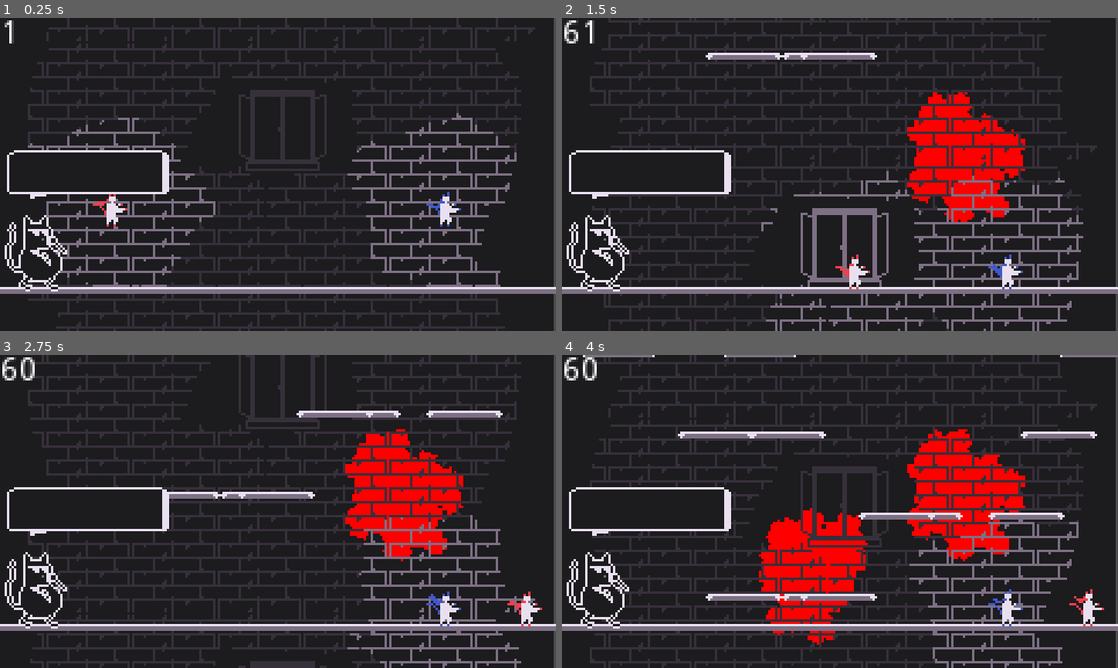
Above: before the commit, frames 1-4 (two rows, left to right).
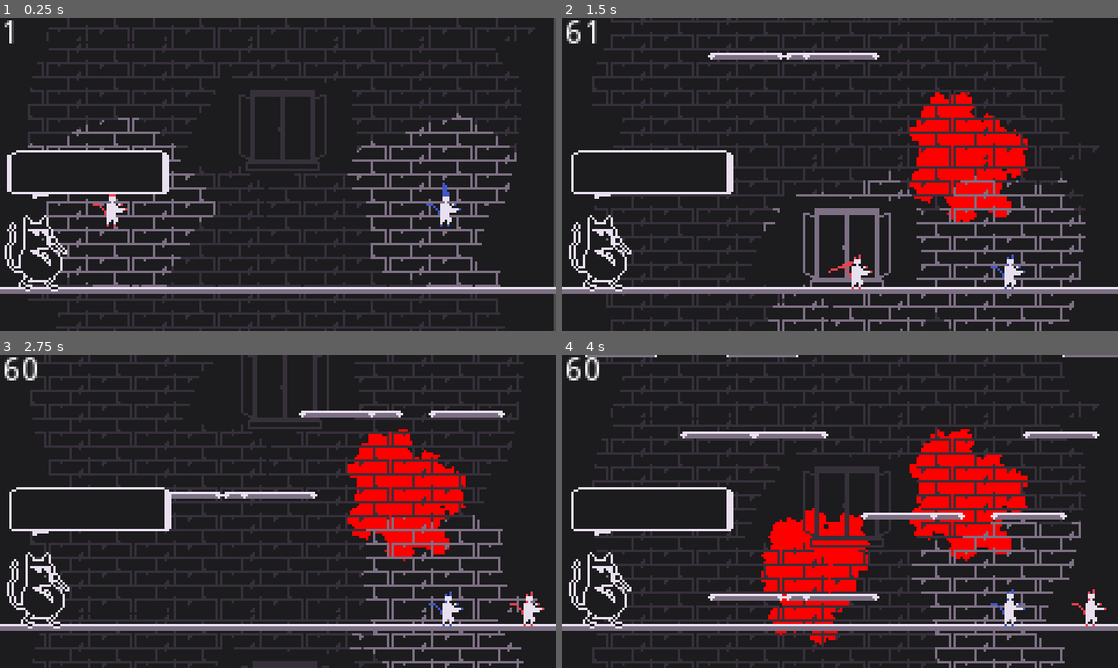
Above: after the commit, the same moments.

Repository: Daxidz/lospecjam01
Game: Godot game, scene res://src/fighter/Main.tscn
Two runs of this game, one before a commit and one after it. Both use one fixed random seed, a clock stepped at 60 frames per second and the inputs below. The engine's default icon, where the game draws it, is replaced by a stand-in: a white triangle on a blue panel in a dark square.
Inputs (mouse positions are in pixels of both pictures, inside the frame that each line leads up to):
- Up to frame 1 (0.25 s): no input
- Up to frame 2 (1.5 s): tap Enter (ui_accept) at 0.5, 0.77, 0.8, 1.07, 1.35 s; move the mouse to (962, 158) at 0.52 s; hold Keypad 0 (ui_accept1) 0.53-1.28 s; hold D (ui_right) from 0.53 s (still down); click (962, 158) at 0.67 s; move the mouse to (728, 190) at 1.27 s
- Up to frame 3 (2.75 s): tap Enter (ui_accept) at 1.52, 1.82, 2.3 s; tap Keypad 0 (ui_accept1) at 1.55 s; move the mouse to (333, 442) at 2.02 s; release D (ui_right) at 2.03 s; hold A (ui_left) from 2.03 s (still down); hold Y (change_player) from 2.03 s (still down)
- Up to frame 4 (4 s): move the mouse to (812, 574) at 2.77 s; release A (ui_left) at 2.78 s; release Y (change_player) at 2.78 s; hold D (ui_right) from 2.78 s (still down); tap Keypad 0 (ui_accept1) at 2.85 s; click (812, 574) at 2.92 s; tap Enter (ui_accept) at 3.02, 3.32, 3.77, 3.8 s; move the mouse to (1006, 558) at 3.52 s; hold Keypad 0 (ui_accept1) from 3.53 s (still down)

The runs differ from the first frame. In frame 1, 0.1% of the frame differs, in the area x 1-81%, y 42-61%; in frame 2, 14%; in frame 3, 14%; in frame 4, 14%, in the area x 0-100%, y 0-100%.

Commit message:
Physic bandana, win camera effect

Diff:
--- a/src/Main.gd
+++ b/src/Main.gd
@@ -85,6 +85,8 @@
 	delete_splaters()
 	$SpawnTimer.start(1)
 	nb_dead = 0
+	$Camera2D.target = null
+	$Camera2D.zoom_on(Vector2(1, 1))
 
 
 func _ready():
@@ -113,9 +115,12 @@
 #		b.position = event.position
 #		$Boxes.add_child(b)
 
-func fight_end():
+func fight_end(player):
 	fight_running = false
 	set_game_speed(0.4)
+	print(player.get_path())
+	$Camera2D.target = player.get_path()
+	$Camera2D.zoom_on(Vector2(0.5,0.5))
 
 func game_end():
 	pass
@@ -147,7 +152,9 @@
 	player.queue_free()
 	nb_dead+=1
 	if nb_dead == nb_players-1:
-		fight_end()
+		for f in $Fighters.get_children():
+			if f != player:
+				fight_end(f)
 
 
 func _on_PauseTimer_timeout():
--- a/src/fighter/Fighter.gd
+++ b/src/fighter/Fighter.gd
@@ -44,6 +44,7 @@
 	$Particles2D.material.set_shader_param("color", color)
 	$Sprite.material.set_shader_param("color", color)
 	$Bandana.default_color = color
+	$RibbonPhysic/Line2D.default_color = color
 	#$Sprite2.material.set_shader_param("replace_col", color)
 	state_machine.travel("idle")
 	connect("punched", get_tree().get_root().get_node("Main"), "onPunched")
--- a/src/fighter/Fighter.tscn
+++ b/src/fighter/Fighter.tscn
@@ -7,6 +7,7 @@
 [ext_resource path="res://assets/img/fighter/smoke.png" type="Texture" id=5]
 [ext_resource path="res://src/fighter/Aura.gd" type="Script" id=6]
 [ext_resource path="res://src/fighter/Bandana.tscn" type="PackedScene" id=7]
+[ext_resource path="res://src/fighter/RibbonPhysic.tscn" type="PackedScene" id=8]
 
 [sub_resource type="ShaderMaterial" id=1]
 
@@ -218,6 +219,7 @@
 z_index = 1
 texture = ExtResource( 1 )
 hframes = 12
+frame = 1
 
 [node name="CollisionShape2D" type="CollisionShape2D" parent="."]
 position = Vector2( 0, 2 )
@@ -279,10 +281,14 @@
 texture = ExtResource( 5 )
 
 [node name="Bandana" parent="." instance=ExtResource( 7 )]
+visible = false
 position = Vector2( 0, -4 )
-points = PoolVector2Array( 0, 0, -3, 2.9888, -4, 2.37775, -5, 1.67191, -6, 0.899416 )
+points = PoolVector2Array( 0, 0, -3, 5.06189, -4, 4.64233, -5, 4.03769, -6, 3.27208 )
 displacement = 2.0
 freq = 1.0
+
+[node name="RibbonPhysic" parent="." instance=ExtResource( 8 )]
+position = Vector2( 0, -4 )
 
 [connection signal="timeout" from="CoyoteTimer" to="." method="_on_CoyoteTimer_timeout"]
 [connection signal="area_entered" from="Hitbox" to="." method="_on_Hitbox_area_entered"]
--- a/src/fighter/Main.tscn
+++ b/src/fighter/Main.tscn
@@ -25,11 +25,12 @@
 position = Vector2( 142, 51 )
 
 [node name="Camera2D" type="Camera2D" parent="."]
-visible = false
 position = Vector2( 120, 67.5 )
 current = true
 script = ExtResource( 8 )
 max_offset = Vector2( 7, 12 )
+
+[node name="Tween" type="Tween" parent="Camera2D"]
 
 [node name="PlatformSpawner" parent="." instance=ExtResource( 1 )]
 enabled = true
--- /dev/null
+++ b/src/fighter/RibbonPhysic.gd
@@ -0,0 +1,13 @@
+extends Node2D
+
+func _ready():
+	$Line2D.add_point($StaticBody2D.position)
+	$Line2D.add_point($RigidBody2D.position)
+	$Line2D.add_point($RigidBody2D2.position)
+	pass
+
+func _process(delta):
+	$Line2D.set_point_position(0, $StaticBody2D.position)
+	$Line2D.set_point_position(1, $RigidBody2D.position)
+	$Line2D.set_point_position(2, $RigidBody2D2.position)
+#	position = get_parent().position
--- /dev/null
+++ b/src/fighter/RibbonPhysic.tscn
@@ -0,0 +1,46 @@
+[gd_scene load_steps=4 format=2]
+
+[ext_resource path="res://icon.png" type="Texture" id=1]
+[ext_resource path="res://src/fighter/RibbonPhysic.gd" type="Script" id=2]
+
+[sub_resource type="Curve" id=1]
+_data = [ Vector2( 0.0208333, 0.981818 ), 0.0, 0.0, 0, 0, Vector2( 1, 0.0181818 ), 0.0, 0.0, 0, 0 ]
+
+[node name="RibbonPhysic" type="Node2D"]
+script = ExtResource( 2 )
+
+[node name="StaticBody2D" type="StaticBody2D" parent="."]
+
+[node name="DampedSpringJoint2D2" type="PinJoint2D" parent="."]
+position = Vector2( 0, 2 )
+node_a = NodePath("../StaticBody2D")
+node_b = NodePath("../RigidBody2D")
+softness = 1.96
+
+[node name="RigidBody2D" type="RigidBody2D" parent="."]
+position = Vector2( 0, 4 )
+
+[node name="Sprite" type="Sprite" parent="RigidBody2D"]
+visible = false
+scale = Vector2( 0.1, 0.1 )
+texture = ExtResource( 1 )
+
+[node name="DampedSpringJoint2D" type="PinJoint2D" parent="."]
+position = Vector2( 0, 6 )
+node_a = NodePath("../RigidBody2D")
+node_b = NodePath("../RigidBody2D2")
+softness = 1.96
+
+[node name="RigidBody2D2" type="RigidBody2D" parent="."]
+position = Vector2( 0, 8 )
+applied_force = Vector2( 1, 0 )
+
+[node name="Sprite" type="Sprite" parent="RigidBody2D2"]
+visible = false
+modulate = Color( 0.756863, 0, 0, 1 )
+scale = Vector2( 0.105469, 0.130859 )
+texture = ExtResource( 1 )
+
+[node name="Line2D" type="Line2D" parent="."]
+width = 2.0
+width_curve = SubResource( 1 )
--- a/src/world/CameraShake.gd
+++ b/src/world/CameraShake.gd
@@ -29,8 +29,10 @@
 	trauma = 0
 
 func _process(delta):
-	if target:
-		global_position = get_node(target).global_position
+#	if target:
+#		global_position = get_node(target).global_position
+#	else:
+#		global_position = get_viewport_rect().size/2
 	if trauma:
 		trauma = max(trauma - decay * delta, 0)
 		shake()
@@ -41,3 +43,12 @@
 	rotation = max_roll * amount * noise.get_noise_2d(noise.seed, noise_y)
 	offset.x = max_offset.x * amount * noise.get_noise_2d(noise.seed*2, noise_y)
 	offset.y = max_offset.y * amount * noise.get_noise_2d(noise.seed*3, noise_y)
+
+func zoom_on(new_zoom: Vector2):
+	$Tween.interpolate_property(self, "zoom", Vector2(zoom), new_zoom, 1, Tween.TRANS_SINE)
+	if target:
+		$Tween.interpolate_property(self, "global_position", global_position, get_node(target).global_position, 1, Tween.TRANS_SINE, Tween.EASE_OUT)
+	else:
+		$Tween.interpolate_property(self, "global_position", global_position, get_viewport_rect().size/2, 1, Tween.TRANS_SINE, Tween.EASE_OUT)
+
+	$Tween.start()
Not shown: 1 places in src/fighter/Fighter.tscn that only renumber resources
